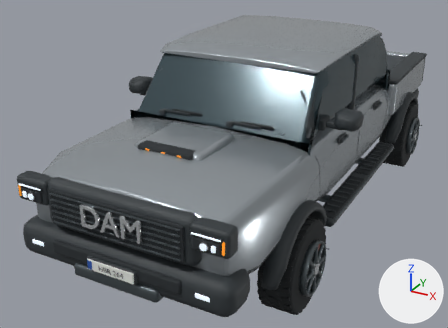
Renders of the Blender file source_blender/dam_pickup.blend from each side of a commit.
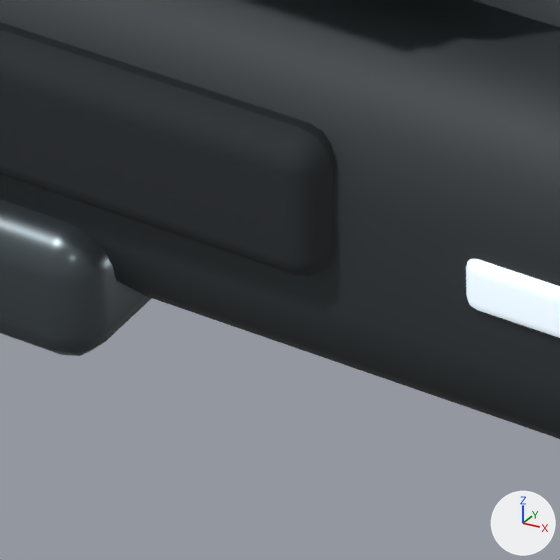
The first picture shows the older version from a camera (50 mm lens) standing at (2.78, -6.3, 3.52) and looking at (-0.43, -0.47, 0.6). The close-ups show the older and then the newer version on the part from 33% to 46% of the width and 81% to 98% of the height of that picture. Only the edits that show in the close-ups are written down. The axes (+X, +Y, +Z) are drawn at lower right. The lights are the same throughout.

In view in the first close-up: 'Fog light.001', 'Front bumper', 'Lower intake', 'Pickup body', 'Skid plate'.
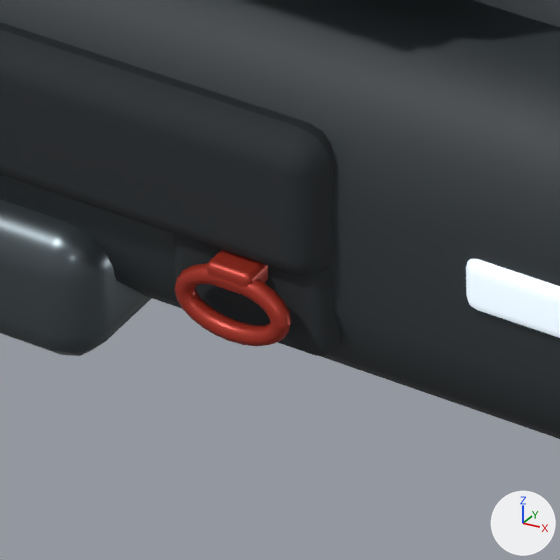
Pixel boxes (x1, y1, x2, y2) of what changed, in the close-ups (560 x 560 px):
```json
{"object": "Tow eye bumper pocket.001", "change": "added", "after": [174, 234, 340, 356], "on screen": "black"}
{"object": "Forged tow eye.001", "change": "added", "after": [175, 263, 291, 346], "on screen": "red"}
{"object": "Tow eye anchor lug.001", "change": "added", "after": [206, 250, 268, 295], "on screen": "red"}
```

The change, as JSON lines over the scene's bpy script:
```json
{"op": "add", "block": "mat_tow_eye_red_enamel", "code": ["mat_tow_eye_red_enamel = principled_material('Tow eye red enamel')", "mat_tow_eye_red_enamel.base_color = (0.43, 0.038, 0.021)  # red #af3728", "mat_tow_eye_red_enamel.metallic = 0.39", "mat_tow_eye_red_enamel.roughness = 0.39"]}
{"op": "add", "block": "me_forged_tow_eye_001", "code": ["me_forged_tow_eye_001 = bpy.data.meshes.new('Forged tow eye.001')", "me_forged_tow_eye_001.from_pydata(...)  # 200 vertices, 192 faces; spans x 0.507..0.609, y -3.083..-3.067, z 0.677..0.741", "me_forged_tow_eye_001.polygons.foreach_set('use_smooth', [True] * 192)", "me_forged_tow_eye_001.materials.append(mat_tow_eye_red_enamel)  # red #af3728"]}
{"op": "add", "block": "me_cube_174_1", "code": ["me_cube_174_1 = bpy.data.meshes.new('Cube.174')", "me_cube_174_1.from_pydata(...)  # 96 vertices, 98 faces; spans x -0.0205..0.0205, y -0.031..0.031, z -0.0105..0.0105", "me_cube_174_1.materials.append(mat_tow_eye_red_enamel)  # red #af3728"]}
{"op": "add", "block": "me_cube_173_1", "code": ["me_cube_173_1 = bpy.data.meshes.new('Cube.173')", "me_cube_173_1.from_pydata(...)  # 96 vertices, 98 faces; spans x -0.0715..0.0715, y -0.016..0.016, z -0.0445..0.0445", "me_cube_173_1.materials.append(mat_rubber_cargo_liner)  # black #242a2e"]}
{"op": "add", "block": "ob_forged_tow_eye_001", "code": ["ob_forged_tow_eye_001 = bpy.data.objects.new('Forged tow eye.001', me_forged_tow_eye_001)", "ob_forged_tow_eye_001.parent = ob_dam_pickup", "ob_forged_tow_eye_001.location = (0.0, 0.0, 0.0)"]}
{"op": "add", "block": "ob_tow_eye_anchor_lug_001", "code": ["ob_tow_eye_anchor_lug_001 = bpy.data.objects.new('Tow eye anchor lug.001', me_cube_174_1)", "ob_tow_eye_anchor_lug_001.parent = ob_dam_pickup", "ob_tow_eye_anchor_lug_001.location = (0.558, -3.051, 0.734)"]}
{"op": "add", "block": "ob_tow_eye_bumper_pocket_001", "code": ["ob_tow_eye_bumper_pocket_001 = bpy.data.objects.new('Tow eye bumper pocket.001', me_cube_173_1)", "ob_tow_eye_bumper_pocket_001.parent = ob_dam_pickup", "ob_tow_eye_bumper_pocket_001.location = (0.558, -3.041, 0.708)"]}
```
